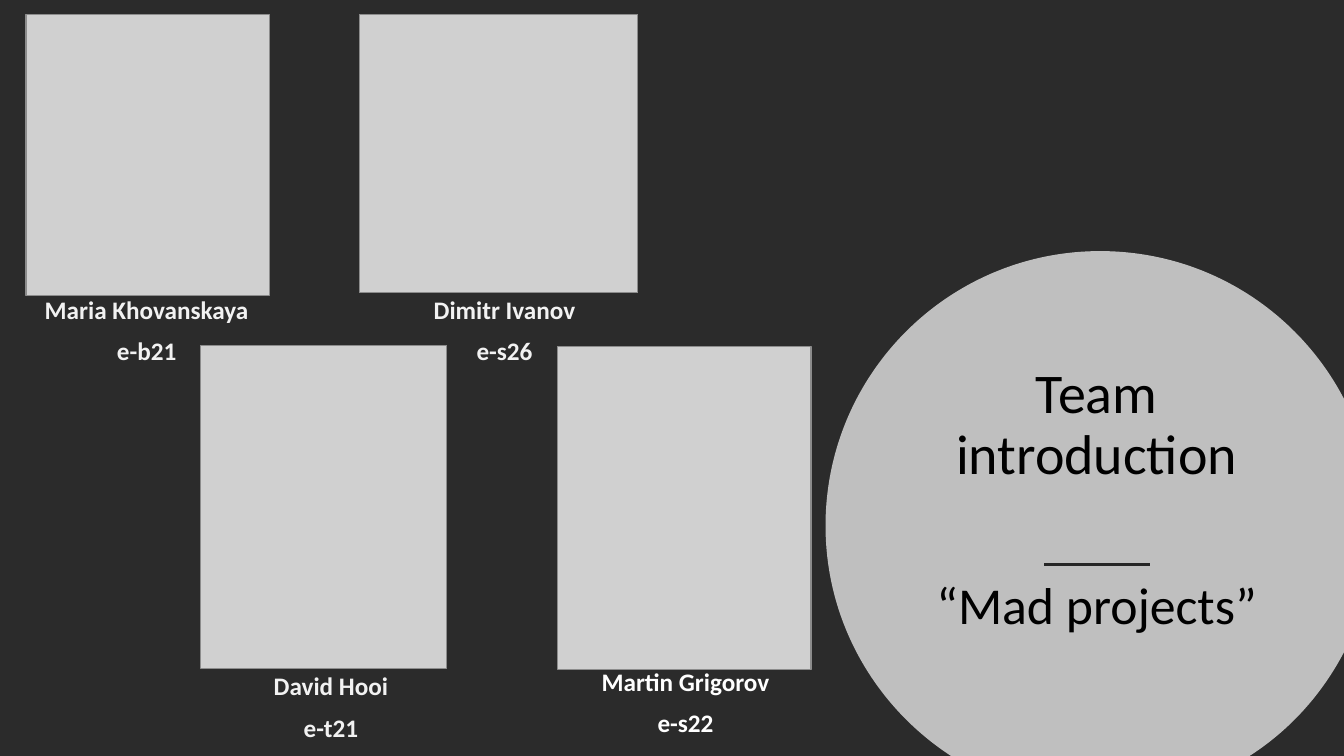
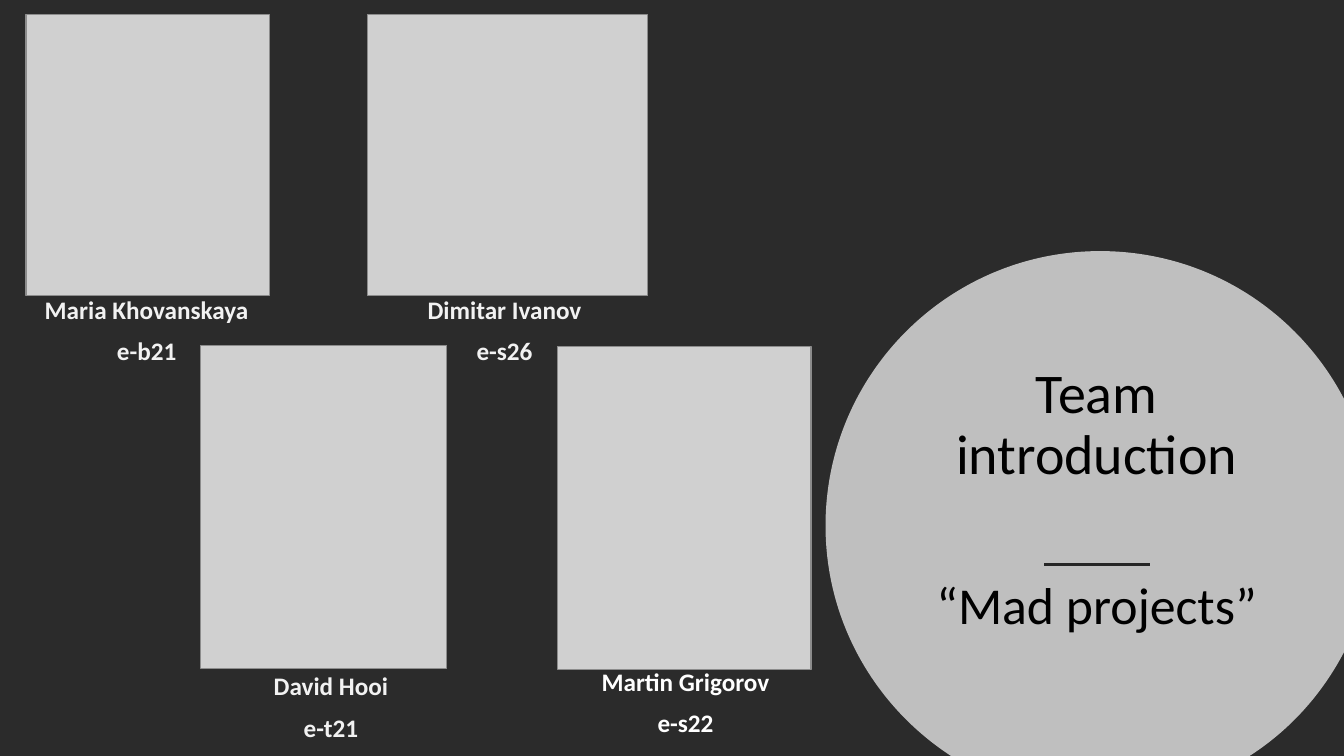
Before and after one commit to martinGrig/ProP_Project, a slide deck: slide 1 of Final presentation/Presentation.pptx. Drawn at 1344x756 pixels with LibreOffice and Linux fonts; fonts in the diff are those of the drawing; grey boxes stand for pictures; background and template pictures are left out; a plain dark background stands for a picture behind light text. Boxes give left, top, right and bottom in pixels: in the first picture for what was removed or moved away, otherwise in the second. Text is boxed around its words. In the diff, an @@ line names an element or a change of style, - is before the commit and + after.

Commit message:
Presentation update

```diff
--- a/Final presentation/Presentation.pptx
+++ b/Final presentation/Presentation.pptx
@@ picture: place and size @@
-picture at (360,14,638,292)
+picture at (368,15,648,296)
@@ text at (428,301,582,319): text changed @@
-Dimitr Ivanov
+Dimitar Ivanov
```
Also in this commit, not shown: 1 other file.
